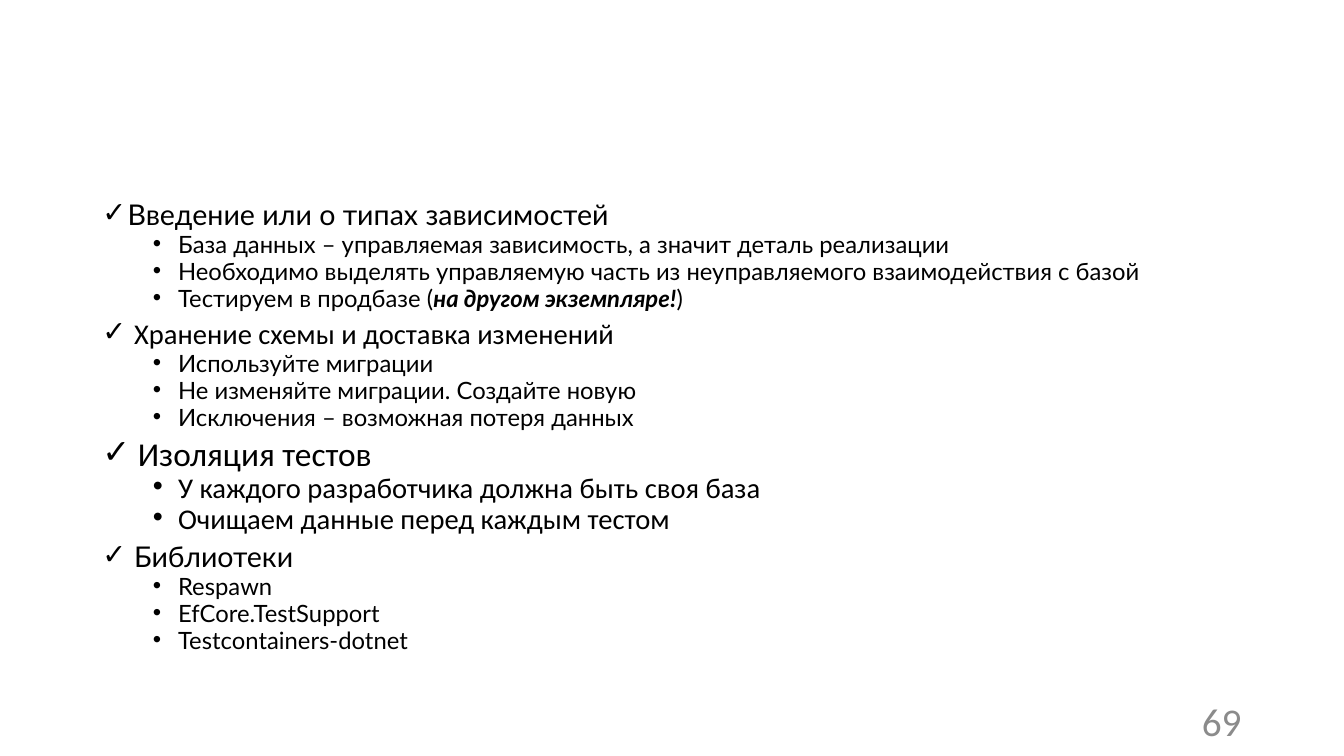
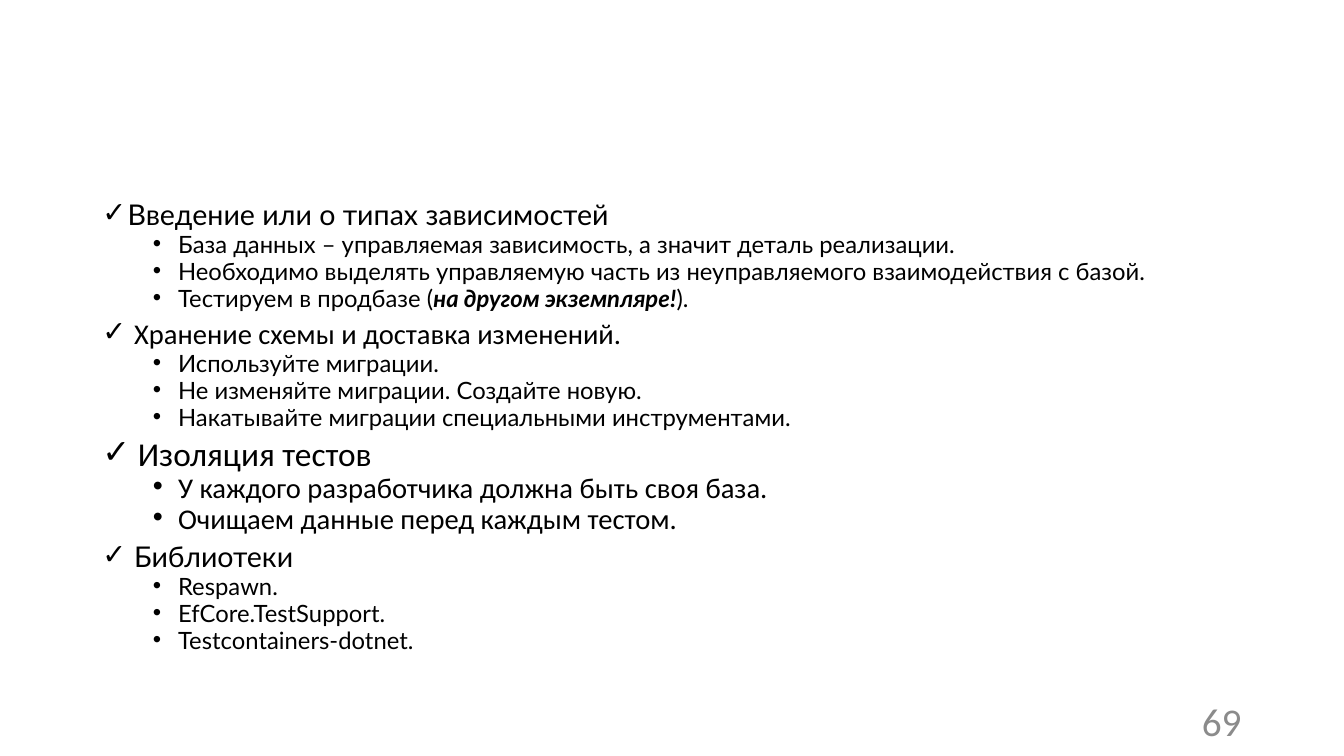
Before and after one commit to Sa1Gur/DbTest.Containers, a slide deck: slide 69 of DbaseTesting.pptx. Drawn at 1344x756 pixels with LibreOffice and Linux fonts; fonts in the diff are those of the drawing; background and template pictures are left out. Boxes give left, top, right and bottom in pixels: in the first picture for what was removed or moved away, otherwise in the second. Text is boxed around its words. In the diff, an @@ line names an element or a change of style, - is before the commit and + after.

```diff
--- a/DbaseTesting.pptx
+++ b/DbaseTesting.pptx
@@ text at [134, 236, 1145, 430]: text changed @@
-  • База данных – управляемая зависимость, а значит деталь реализации
-  • Необходимо выделять управляемую часть из неуправляемого взаимодействия с базой
-  • Тестируем в продбазе (на другом экземпляре!)
-✓ Хранение схемы и доставка изменений
-  • Используйте миграции
-  • Не изменяйте миграции. Создайте новую
-  • Исключения – возможная потеря данных
+  • База данных – управляемая зависимость, а значит деталь реализации.
+  • Необходимо выделять управляемую часть из неуправляемого взаимодействия с базой.
+  • Тестируем в продбазе (на другом экземпляре!).
+✓ Хранение схемы и доставка изменений.
+  • Используйте миграции.
+  • Не изменяйте миграции. Создайте новую.
+  • Накатывайте миграции специальными инструментами.
@@ text at [178, 478, 768, 534]: text changed @@
-  • У каждого разработчика должна быть своя база
-  • Очищаем данные перед каждым тестом
+  • У каждого разработчика должна быть своя база.
+  • Очищаем данные перед каждым тестом.
@@ text at [178, 578, 414, 650]: text changed @@
-  • Respawn
-  • EfCore.TestSupport
-  • Testcontainers-dotnet
+  • Respawn.
+  • EfCore.TestSupport.
+  • Testcontainers-dotnet.
```
Also in this commit, not shown: 15 other slides changed, 1 other file.
